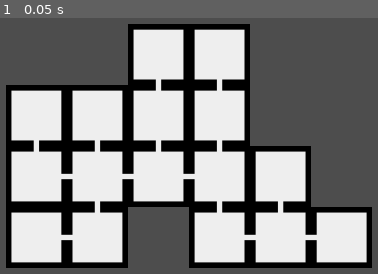
Above: before the commit, frame 1.
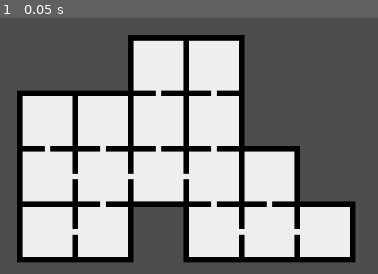
Above: after the commit, the same moment.

Repository: ruibli/Symphony-of-Sin
Game: Godot game, scene res://Dungeon Tester.tscn
Same seed, same stepped clock (60 frames per second), same inputs: the game is played once before the commit and once after it.
Inputs:
- Up to frame 1 (0.05 s): no input

The runs differ from the first frame. In frame 1, 24% of the frame differs, in the area x 1-99%, y 2-98%.

Commit message:
nova exists on map

Diff:
--- a/Dungeon Tester.gd
+++ b/Dungeon Tester.gd
@@ -20,18 +20,18 @@
 		temp.texture = node_sprite
 		map_node.add_child(temp)
 		temp.z_index = 0
-		temp.position = i * 352
+		temp.position = i * 320
 		var c_rooms = dungeon.get(i).connected_rooms
 		if(c_rooms.get(Vector2(1, 0)) != null):
 			temp = Sprite2D.new()
 			temp.texture = branch_sprite
 			map_node.add_child(temp)
 			temp.z_index = 1
-			temp.position = i * 352 + Vector2(176, 0.5)
+			temp.position = i * 320 + Vector2(160, 0.5)
 		if(c_rooms.get(Vector2(0, 1)) != null):
 			temp = Sprite2D.new()
 			temp.texture = branch_sprite
 			map_node.add_child(temp)
 			temp.z_index = 1
 			temp.rotation_degrees = 90
-			temp.position = i * 352 + Vector2(-0.5, 176)
+			temp.position = i * 320 + Vector2(-0.5, 160)
--- /dev/null
+++ b/assets/entities/nova/nova.gd
@@ -0,0 +1,34 @@
+extends Area2D
+
+@export var speed = 200 # How fast the player will move (pixels/sec).
+var screen_size # Size of the game window.
+
+func _process(delta):
+	var velocity = Vector2.ZERO # The player's movement vector.
+	if Input.is_action_pressed("move_right"):
+		velocity.x += 1
+	if Input.is_action_pressed("move_left"):
+		velocity.x -= 1
+	if Input.is_action_pressed("move_down"):
+		velocity.y += 1
+	if Input.is_action_pressed("move_up"):
+		velocity.y -= 1
+
+	if velocity.length() > 0:
+		velocity = velocity.normalized() * speed
+		$AnimatedSprite2D.play()
+	else:
+		$AnimatedSprite2D.stop()
+
+	global_position -= velocity * delta
+
+	if velocity.x < 0:
+		$AnimatedSprite2D.animation = "walk_left"
+	elif velocity.x > 0:
+		$AnimatedSprite2D.animation = "walk_right"
+	elif velocity.y < 0:
+		$AnimatedSprite2D.animation = "walk_up"
+	elif velocity.y > 0:
+		$AnimatedSprite2D.animation = "walk_down"
+
+	print(position)
--- /dev/null
+++ b/assets/entities/nova/nova.tscn
@@ -0,0 +1,90 @@
+[gd_scene load_steps=13 format=3 uid="uid://cgh0hydeq3fxq"]
+
+[ext_resource type="Texture2D" uid="uid://c6h0byvaa8sv1" path="res://assets/entities/nova/NovaFront.png" id="1_udhn8"]
+[ext_resource type="Script" path="res://assets/entities/nova/nova.gd" id="1_wapv4"]
+[ext_resource type="Texture2D" uid="uid://dxt88ubxpiqj" path="res://assets/entities/nova/NovaFrontWalk1.png" id="2_uec04"]
+[ext_resource type="Texture2D" uid="uid://tii63ypj58qn" path="res://assets/entities/nova/NovaFrontWalk2.png" id="3_2fo5k"]
+[ext_resource type="Texture2D" uid="uid://cnrwcmanatlnb" path="res://assets/entities/nova/NovaLeft.png" id="5_pkt82"]
+[ext_resource type="Texture2D" uid="uid://b0vyknjfvalj2" path="res://assets/entities/nova/NovaLeftWalk1.png" id="6_tknmw"]
+[ext_resource type="Texture2D" uid="uid://cm64t1gxph8wt" path="res://assets/entities/nova/NovaLeftWalk2.png" id="7_vwsw2"]
+[ext_resource type="Texture2D" uid="uid://brxncvjo1u8sj" path="res://assets/entities/nova/NovaBack.png" id="8_0repn"]
+[ext_resource type="Texture2D" uid="uid://daq02r0xwh4cn" path="res://assets/entities/nova/NovaBackWalk1.png" id="9_hg7xx"]
+[ext_resource type="Texture2D" uid="uid://dp5ffoyqnanxq" path="res://assets/entities/nova/NovaBackWalk2.png" id="10_28d65"]
+
+[sub_resource type="SpriteFrames" id="SpriteFrames_7wltb"]
+animations = [{
+"frames": [{
+"duration": 1.0,
+"texture": ExtResource("1_udhn8")
+}, {
+"duration": 1.0,
+"texture": ExtResource("2_uec04")
+}, {
+"duration": 1.0,
+"texture": ExtResource("1_udhn8")
+}, {
+"duration": 1.0,
+"texture": ExtResource("3_2fo5k")
+}],
+"loop": true,
+"name": &"walk_down",
+"speed": 5.0
+}, {
+"frames": [{
+"duration": 1.0,
+"texture": ExtResource("5_pkt82")
+}, {
+"duration": 1.0,
+"texture": ExtResource("6_tknmw")
+}, {
+"duration": 1.0,
+"texture": ExtResource("5_pkt82")
+}, {
+"duration": 1.0,
+"texture": ExtResource("7_vwsw2")
+}],
+"loop": true,
+"name": &"walk_left",
+"speed": 5.0
+}, {
+"frames": [],
+"loop": true,
+"name": &"walk_right",
+"speed": 5.0
+}, {
+"frames": [{
+"duration": 1.0,
+"texture": ExtResource("8_0repn")
+}, {
+"duration": 1.0,
+"texture": ExtResource("9_hg7xx")
+}, {
+"duration": 1.0,
+"texture": ExtResource("8_0repn")
+}, {
+"duration": 1.0,
+"texture": ExtResource("10_28d65")
+}],
+"loop": true,
+"name": &"walk_up",
+"speed": 5.0
+}]
+
+[sub_resource type="CapsuleShape2D" id="CapsuleShape2D_g5e2g"]
+height = 27.0
+
+[node name="Player" type="Area2D"]
+script = ExtResource("1_wapv4")
+metadata/_edit_group_ = true
+
+[node name="AnimatedSprite2D" type="AnimatedSprite2D" parent="."]
+top_level = true
+sprite_frames = SubResource("SpriteFrames_7wltb")
+animation = &"walk_left"
+frame = 1
+frame_progress = 0.120348
+
+[node name="CollisionShape2D" type="CollisionShape2D" parent="."]
+shape = SubResource("CapsuleShape2D_g5e2g")
+
+[node name="Camera2D" type="Camera2D" parent="."]
--- /dev/null
+++ b/assets/levels/Dungeon Tester.tscn
@@ -0,0 +1,15 @@
+[gd_scene load_steps=3 format=3 uid="uid://7nipui34ie0p"]
+
+[ext_resource type="Script" path="res://assets/levels/Dungeon Tester.gd" id="1_u1pwq"]
+[ext_resource type="PackedScene" uid="uid://cgh0hydeq3fxq" path="res://assets/entities/nova/nova.tscn" id="2_k1dvu"]
+
+[node name="Dungeon Tester" type="Node2D"]
+script = ExtResource("1_u1pwq")
+metadata/_edit_group_ = true
+
+[node name="Camera2D" type="Camera2D" parent="."]
+zoom = Vector2(1.5, 1.5)
+
+[node name="MapNode" type="Node2D" parent="."]
+
+[node name="Player" parent="." instance=ExtResource("2_k1dvu")]
--- /dev/null
+++ b/assets/levels/Room.tscn
@@ -0,0 +1,7 @@
+[gd_scene load_steps=2 format=3 uid="uid://d02wt6oguhcs4"]
+
+[ext_resource type="Script" path="res://assets/levels/Room.gd" id="1_7dvto"]
+
+[node name="Room" type="Node2D"]
+script = ExtResource("1_7dvto")
+metadata/_edit_group_ = true
Binary file changed: assets/levels/castle/castle_path.png
Not shown, added: assets/levels/castle/castle_pathA .png.import
